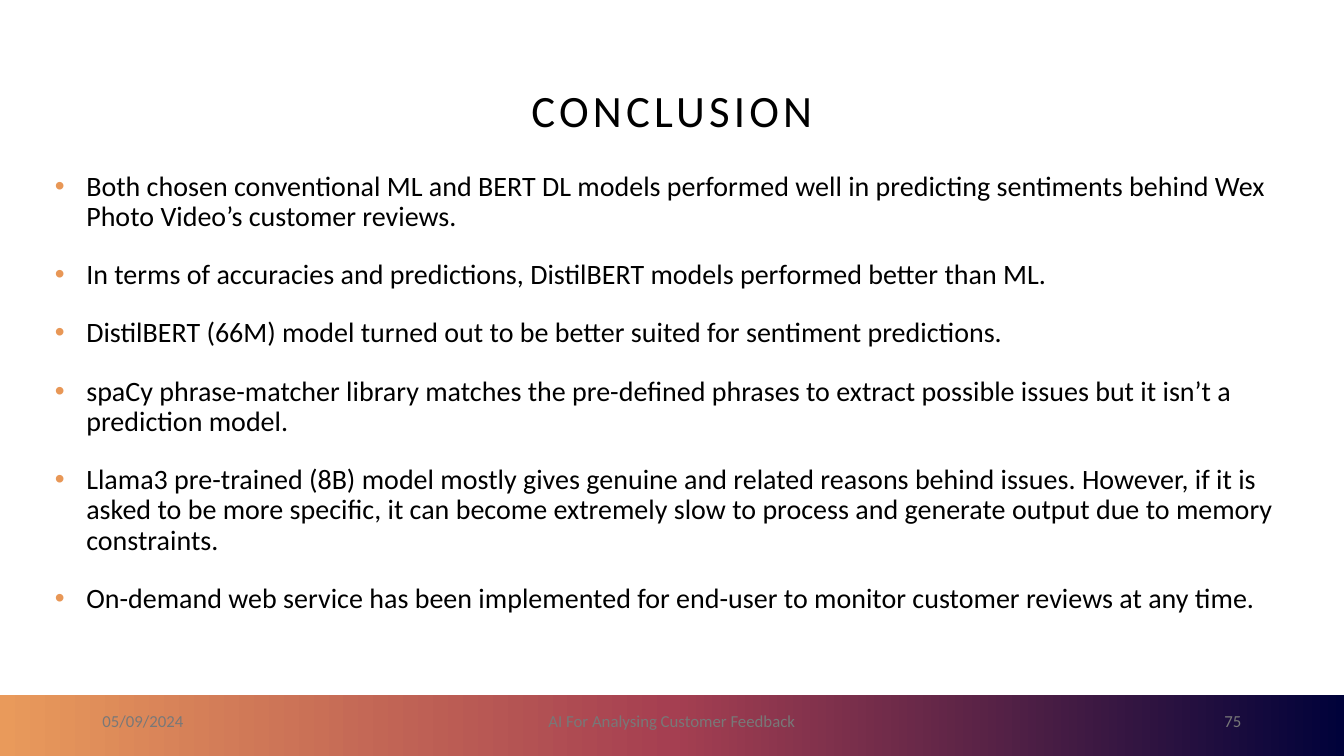
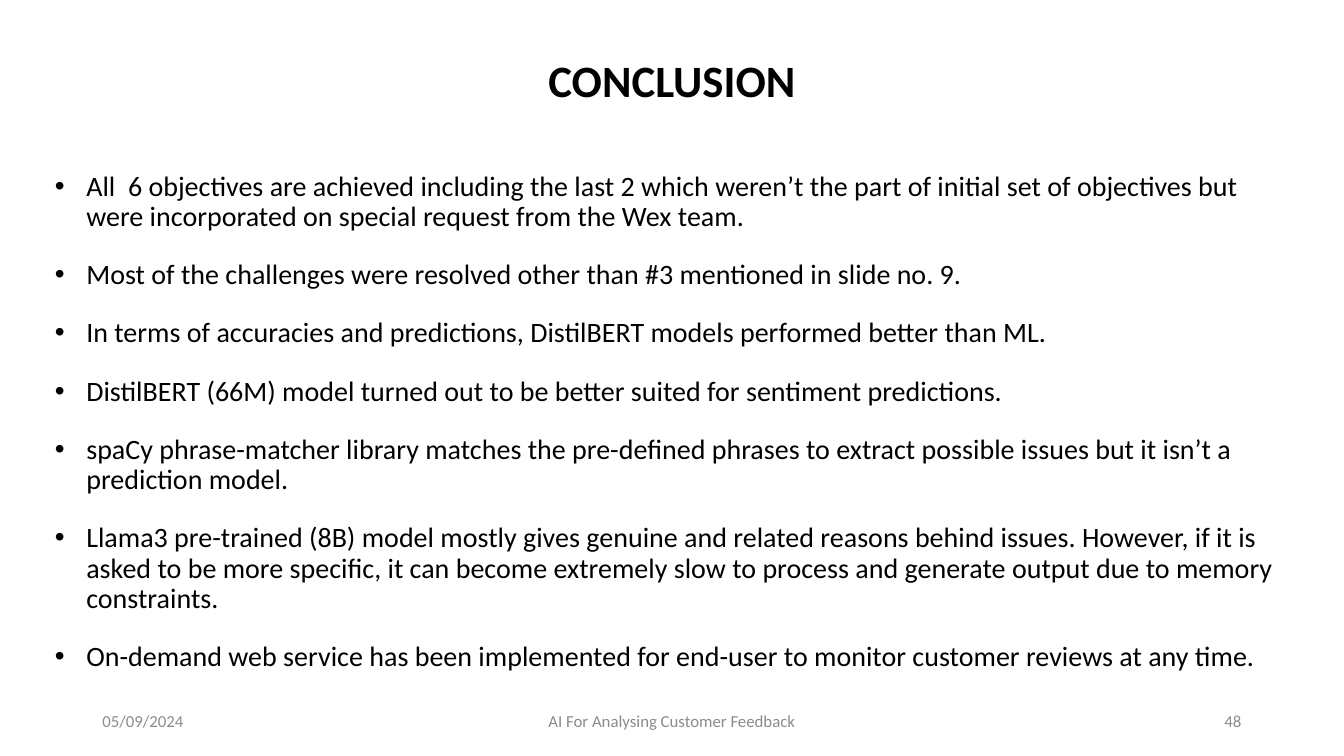
Before and after one commit to amansethuea/WexPhotoVideo, a slide deck: slide 48 of BERT/Thesis_Report/AmanSeth_MScPresentation.pptx (slide 75 before the commit). Drawn at 1344x756 pixels with LibreOffice and Linux fonts; fonts in the diff are those of the drawing. Boxes give left, top, right and bottom in pixels: in the first picture for what was removed or moved away, otherwise in the second. Text is boxed around its words. In the diff, an @@ line names an element or a change of style, - is before the commit and + after.

Commit message:
Revamped Presentation PPT as per supervisor feedback

```diff
--- a/BERT/Thesis_Report/AmanSeth_MScPresentation.pptx
+++ b/BERT/Thesis_Report/AmanSeth_MScPresentation.pptx
@@ title "CONCLUSION" at [548, 67, 795, 98]: letter spacing 3 to 0 pt, bold on @@
@@ text at [86, 176, 1237, 289]: text changed @@
-  • Both chosen conventional ML and BERT DL models performed well in predicting sentiments behind Wex Photo Video’s customer reviews.
+  • All 6 objectives are achieved including the last 2 which weren’t the part of initial set of objectives but were incorporated on special request from the Wex team.
+  • Most of the challenges were resolved other than #3 mentioned in slide no. 9.
@@ rectangle removed at [0, 695, 1344, 756] @@
@@ text "05/09/2024" at [102, 715, 183, 728]: text colour #797979 to #8C8C8C @@
@@ text "AI For Analysing Customer Feedback" at [548, 715, 795, 730]: text colour #797979 to #8C8C8C @@
@@ page number at [1224, 715, 1241, 727]: text changed; text colour #797979 to #8C8C8C @@
-75
+48
```
Also in this commit, not shown: 41 other slides changed, 9 slides added, 36 slides removed.
